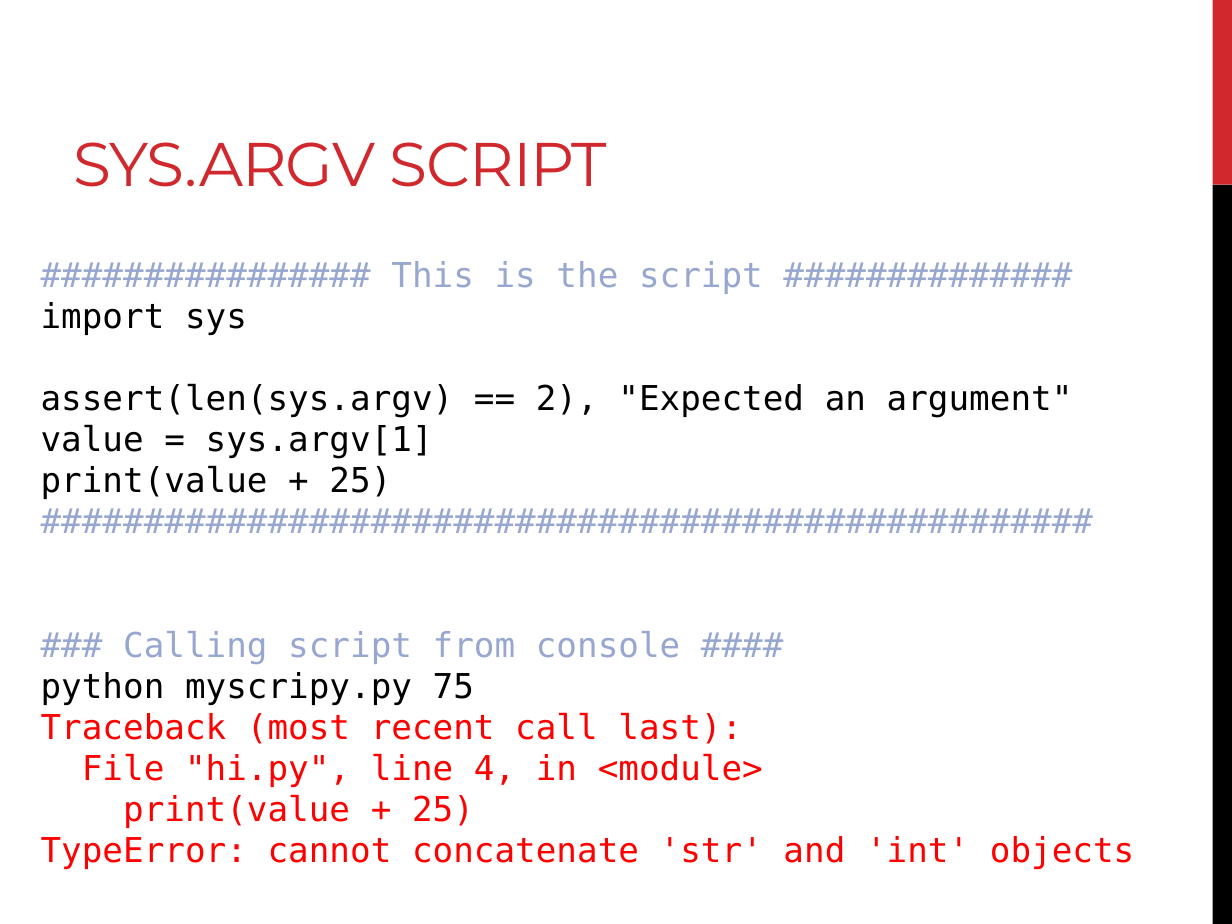
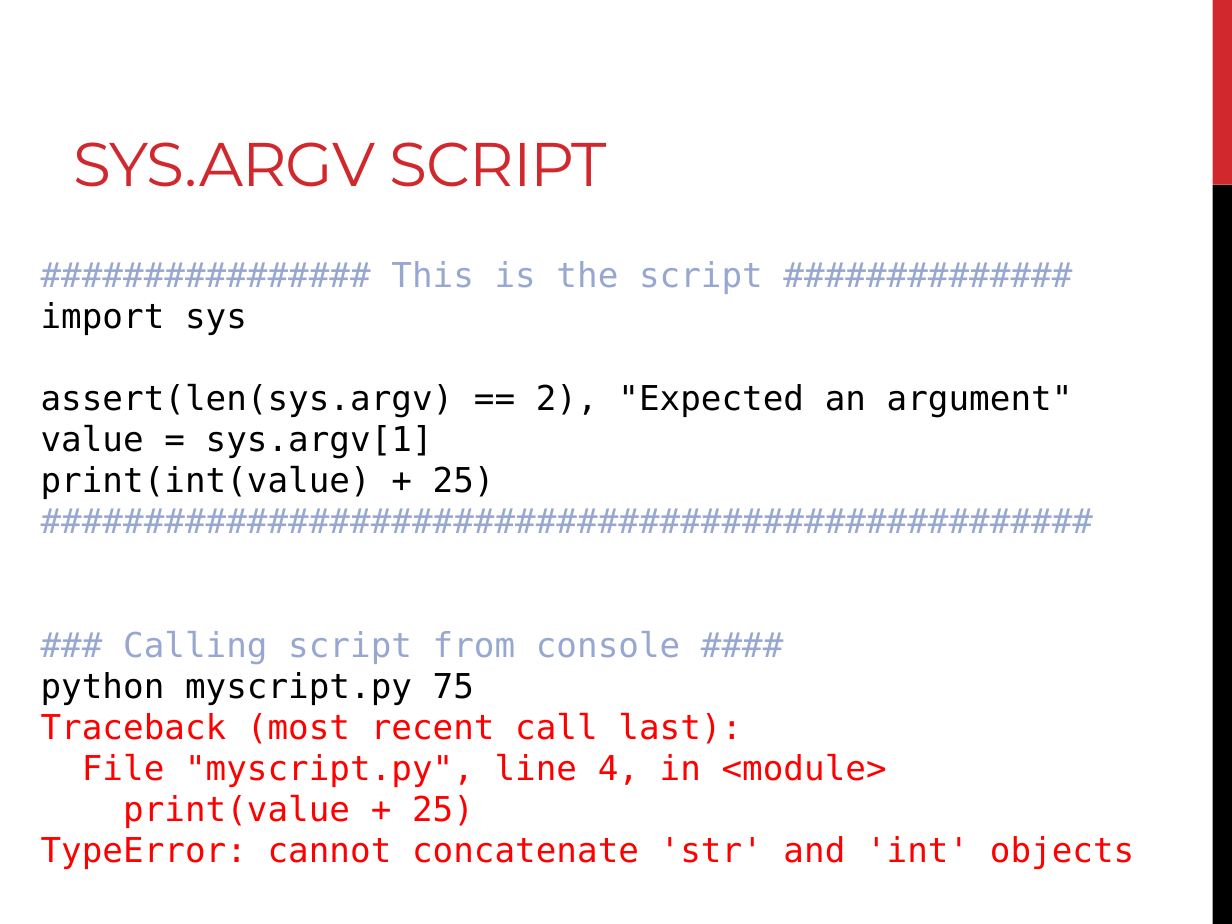
Before and after one commit to sjspielman/bdib2018_python, a slide deck: slide 49 of files/slides/slides_day4.pptx. Drawn at 1232x924 pixels with LibreOffice and Linux fonts; fonts in the diff are those of the drawing. Boxes give left, top, right and bottom in pixels: in the first picture for what was removed or moved away, otherwise in the second. Text is boxed around its words. In the diff, an @@ line names an element or a change of style, - is before the commit and + after.

```diff
--- a/files/slides/slides_day4.pptx
+++ b/files/slides/slides_day4.pptx
@@ text at [41,465,495,499]: text changed @@
-print(value + 25)
+print(int(value) + 25)
@@ text at [41,672,474,705]: text changed @@
-python myscripy.py 75
+python myscript.py 75
@@ text at [82,753,887,787]: text changed @@
-File "hi.py", line 4, in <module>
+File "myscript.py", line 4, in <module>
```
Also in this commit, not shown: 7 other slides changed, 1 other file.
